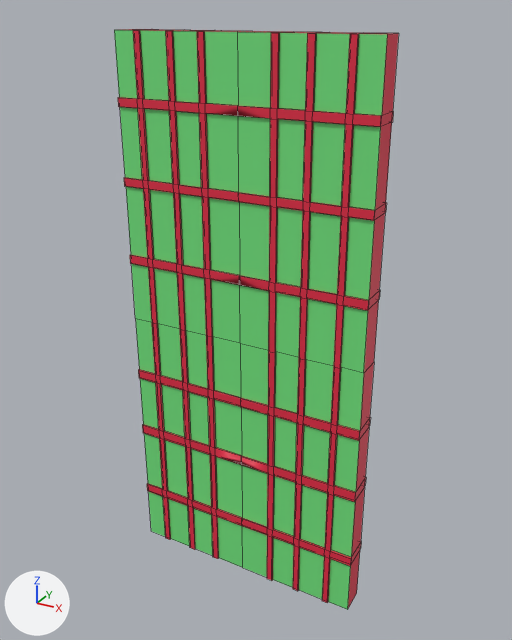
A saved change to the FBX model Assets/Models/HG_Models/SlidingDoor.fbx.
Rendered twice from a 50 mm camera at (2.77, -4.88, 2.62) aimed at (0.04, 0.09, 0.13). Every picture has the same lights, and +X, +Y and +Z are marked at lower left. Mesh edges are drawn as thin lines.

Names of what the first picture shows: 'SlidingDoor'.
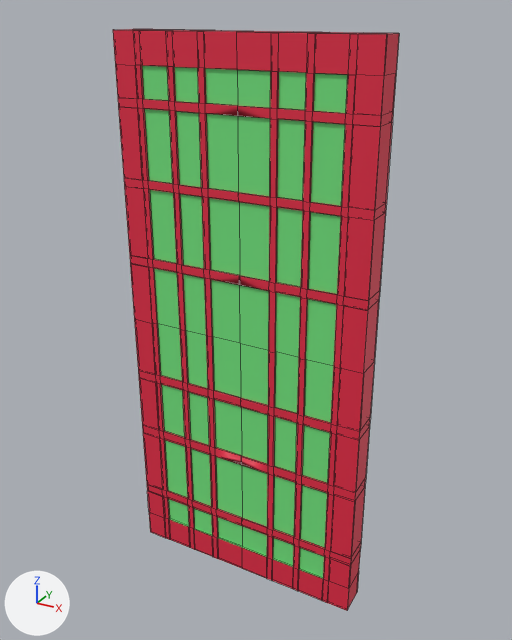
Commit message: Finished Sliding Doors

Where the change shows, as pixel boxes (x1, y1, x2, y2) in the pictures (512 x 640 px):
'SlidingDoor', reshaped: before (114, 29, 399, 610); after (113, 29, 399, 611)
part 1 of me_cube_002, added (red): after (113, 30, 399, 611)

The change, as a list of edits to the scene's bpy script:
```text
Change me_cube_002:
    used by ob_slidingdoor; location = (0.0, 0.0, 0.0)
    remove me_cube_002.from_pydata(...)  # 882 vertices, 892 faces; spans x -1.12..1.12, y -0.13..0.13, z -2.5..2.46
    add me_cube_002.from_pydata(...)  # 1214 vertices, 1224 faces; spans x -1.12..1.12, y -0.13..0.13, z -2.5..2.46
    me_cube_002 part 1: 332 vertices added at x -1.12..1.12, y -0.13..0.13, z -2.5..2.46
```
